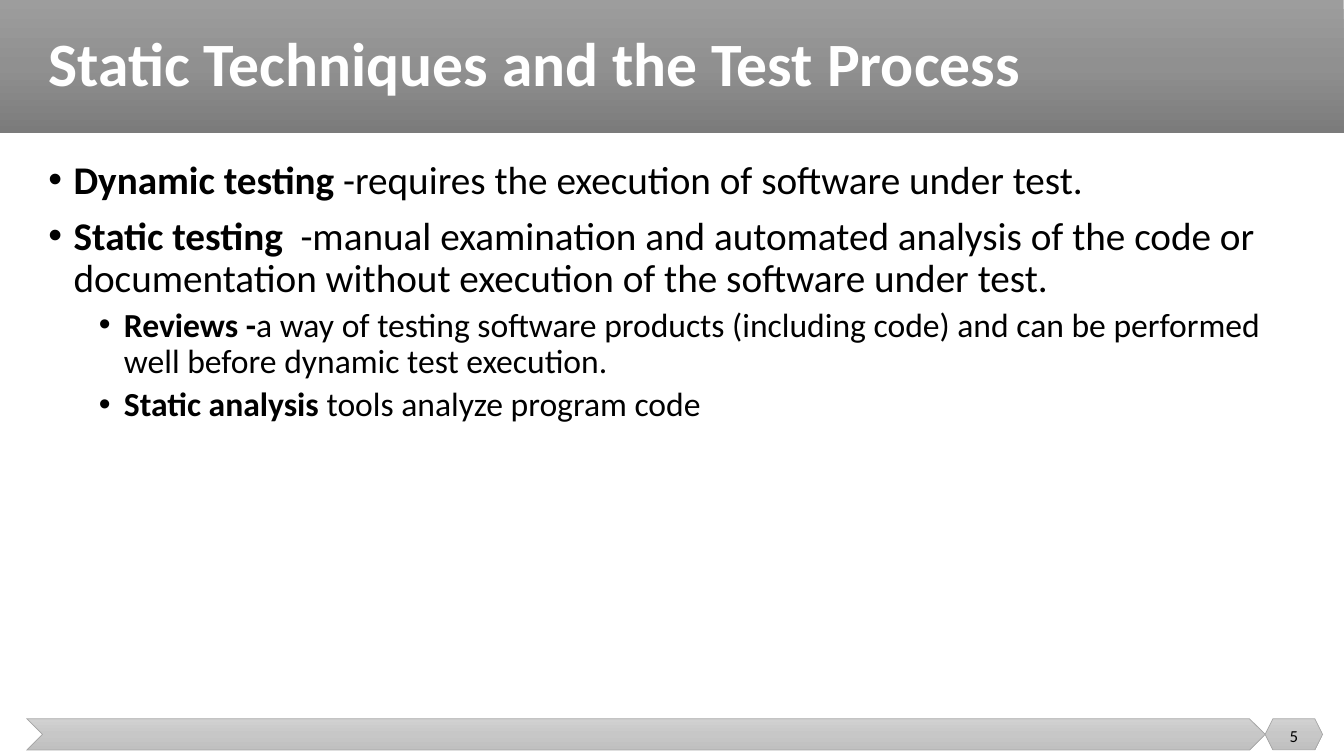
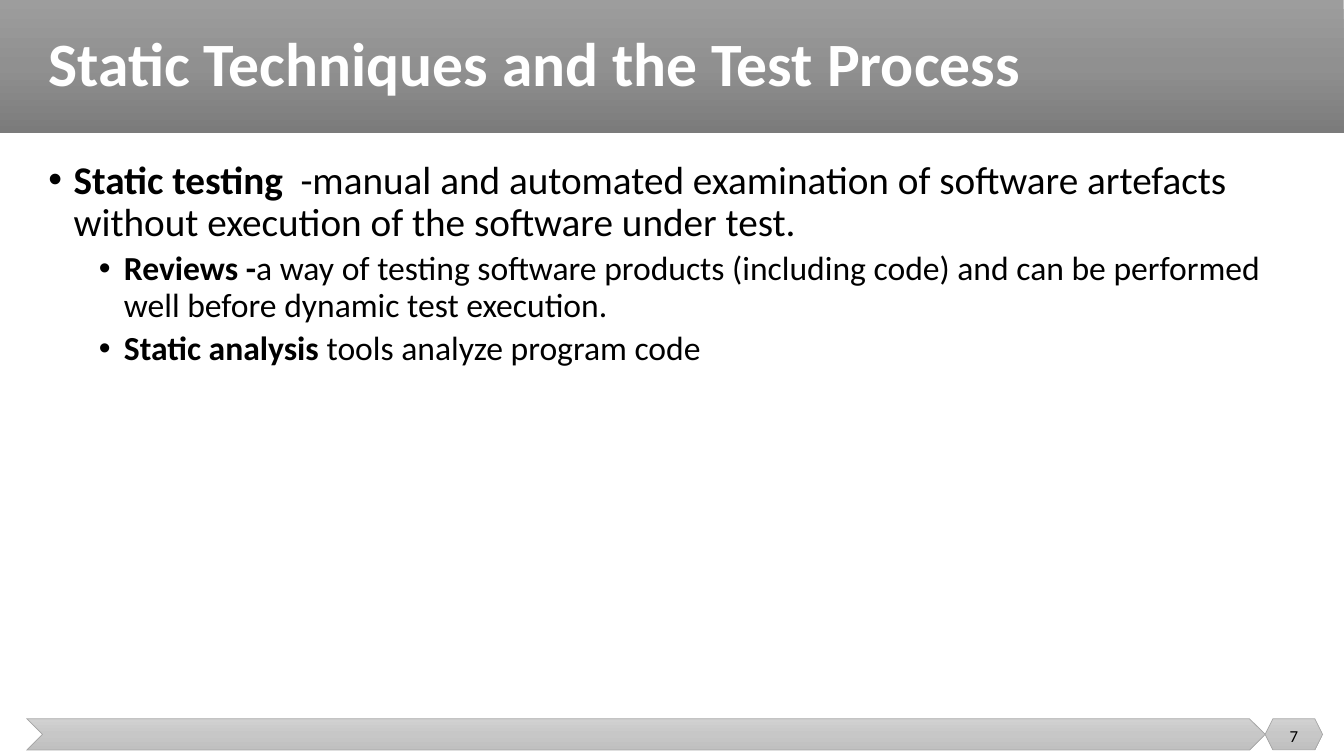
Before and after one commit to malenezi/malenezi, a slide deck: slide 7 of SE401/Lectures/4-Static Testing/Static Testing.pptx (slide 5 before the commit). Drawn at 1344x756 pixels with LibreOffice and Linux fonts; fonts in the diff are those of the drawing. Boxes give left, top, right and bottom in pixels: in the first picture for what was removed or moved away, otherwise in the second. Text is boxed around its words. In the diff, an @@ line names an element or a change of style, - is before the commit and + after.

Commit message:
update

```diff
--- a/SE401/Lectures/4-Static Testing/Static Testing.pptx
+++ b/SE401/Lectures/4-Static Testing/Static Testing.pptx
@@ text at (74,166,1226,237): text changed @@
-• Dynamic testing -requires the execution of software under test.
-• Static testing -manual examination and automated analysis of the code or documentation without execution of the software under test.
+• Static testing -manual and automated examination of software artefacts without execution of the software under test.
@@ page number at (1290,731,1298,742): text changed @@
-5
+7
```
Also in this commit, not shown: 6 other slides changed, 3 slides added, 1 slide removed.
